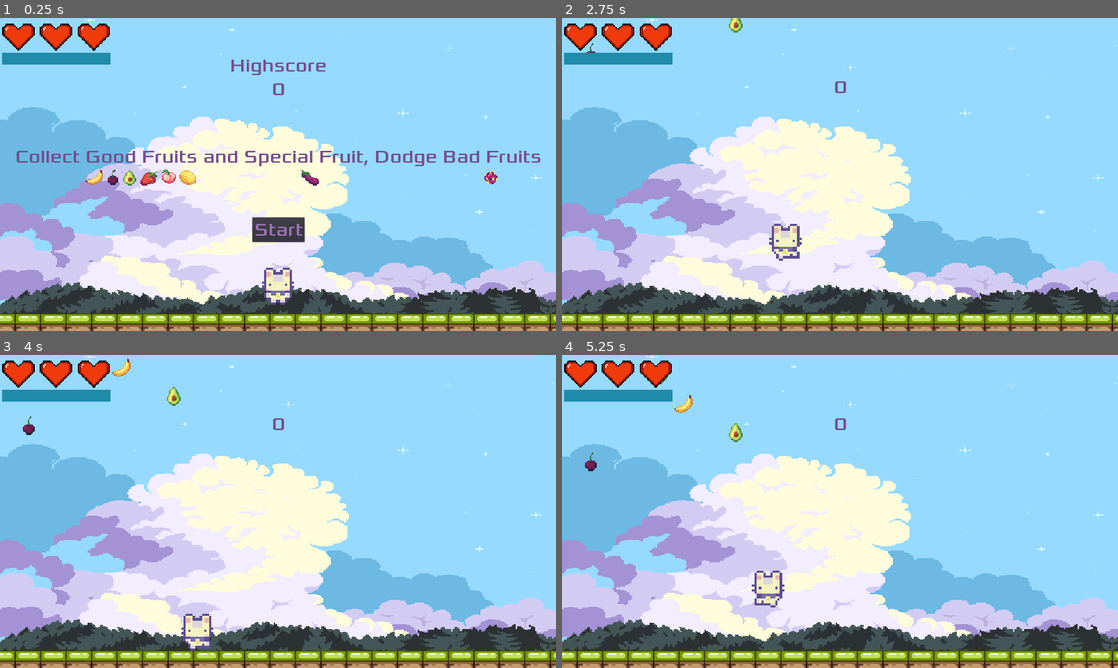
Above: before the commit, frames 1-4 (two rows, left to right).
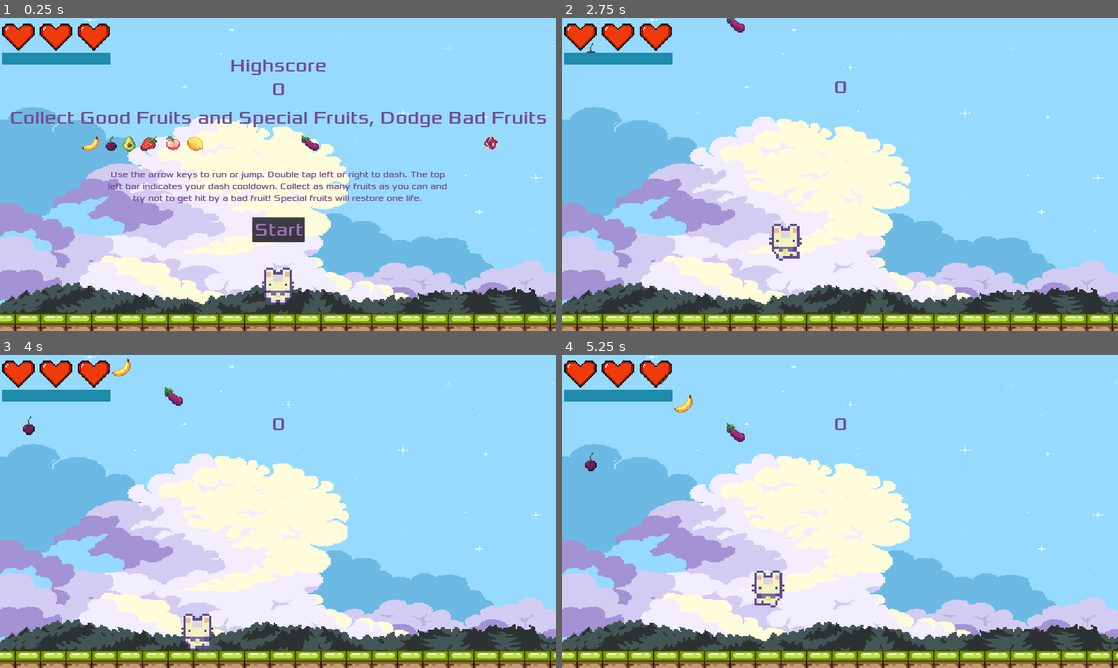
Above: after the commit, the same moments.

Repository: ColinKYuen/BQ-Game-Jam
Game: Godot game, scene res://Scenes/Main.tscn
The game is run twice, just before and just after one commit, with the same random seed, the same clock (stepped at 60 frames per second) and the same inputs.
Inputs:
- Up to frame 1 (0.25 s): no input
- Up to frame 2 (2.75 s): click "Start" at 0.5 s; hold D (move_right) from 1.28 s (still down); tap W (move_up) at 1.52, 2.27 s
- Up to frame 3 (4 s): release D (move_right) at 2.78 s; hold Left (move_left) 2.78-3.53 s; hold D (move_right) from 3.53 s (still down); tap W (move_up) at 3.77 s
- Up to frame 4 (5.25 s): tap W (move_up) at 4.52 s; release D (move_right) at 5.03 s; hold Left (move_left) from 5.03 s (still down)

The runs differ from the first frame. In frame 1, 5.3% of the frame differs, in the area x 2-99%, y 30-60%; in frame 2, 0.1%; in frame 3, 0.1%; in frame 4, 0.1%.

Commit message:
Update name and icon (#37)
* Add game instructions

* Swap fruit assets

* Update HUD

* Change game name

Diff:
--- a/Scenes/HUD.tscn
+++ b/Scenes/HUD.tscn
@@ -31,6 +31,10 @@
 #func _process(delta):
 #	pass
 "
+
+[sub_resource type="DynamicFont" id=7]
+size = 30
+font_data = ExtResource( 1 )
 
 [sub_resource type="AtlasTexture" id=2]
 atlas = ExtResource( 3 )
@@ -96,10 +100,25 @@
 anchor_top = 0.5
 anchor_right = 1.0
 anchor_bottom = 0.5
-margin_top = -100.0
-custom_colors/font_color = Color( 0.458824, 0.301961, 0.564706, 1 )
-custom_fonts/font = SubResource( 1 )
-text = "Collect Good Fruits and Special Fruit, Dodge Bad Fruits"
+margin_top = -236.0
+margin_bottom = -148.0
+custom_colors/font_color = Color( 0.458824, 0.301961, 0.564706, 1 )
+custom_fonts/font = SubResource( 1 )
+text = "Collect Good Fruits and Special Fruits, Dodge Bad Fruits"
+align = 1
+autowrap = true
+
+[node name="Instructions" type="Label" parent="."]
+anchor_top = 0.5
+anchor_right = 1.0
+anchor_bottom = 0.5
+margin_left = 360.0
+margin_top = -20.0
+margin_right = -368.0
+margin_bottom = 97.0
+custom_colors/font_color = Color( 0.458824, 0.301961, 0.564706, 1 )
+custom_fonts/font = SubResource( 7 )
+text = "Use the arrow keys to run or jump. Double tap left or right to dash. The top left bar indicates your dash cooldown. Collect as many fruits as you can and try not to get hit by a bad fruit! Special fruits will restore one life."
 align = 1
 autowrap = true
 
@@ -141,7 +160,7 @@
 [node name="Fruits" type="Sprite" parent="."]
 
 [node name="Banana" type="Sprite" parent="Fruits"]
-position = Vector2( 326, 549 )
+position = Vector2( 312, 433 )
 scale = Vector2( 3.75, 3.25 )
 texture = ExtResource( 4 )
 hframes = 38
@@ -149,7 +168,7 @@
 frame = 7
 
 [node name="Cherry" type="Sprite" parent="Fruits"]
-position = Vector2( 390, 549 )
+position = Vector2( 384, 433 )
 scale = Vector2( 3.75, 3.25 )
 texture = ExtResource( 4 )
 hframes = 38
@@ -157,7 +176,7 @@
 frame = 15
 
 [node name="Eggplant" type="Sprite" parent="Fruits"]
-position = Vector2( 1072, 552 )
+position = Vector2( 1072, 432 )
 scale = Vector2( 3.75, 3.25 )
 texture = ExtResource( 4 )
 hframes = 38
@@ -165,7 +184,7 @@
 frame = 25
 
 [node name="Lemon" type="Sprite" parent="Fruits"]
-position = Vector2( 646, 549 )
+position = Vector2( 672, 432 )
 scale = Vector2( 3.75, 3.25 )
 texture = ExtResource( 4 )
 hframes = 38
@@ -173,7 +192,7 @@
 frame = 18
 
 [node name="Peach" type="Sprite" parent="Fruits"]
-position = Vector2( 582, 549 )
+position = Vector2( 596, 434 )
 scale = Vector2( 3.75, 3.25 )
 texture = ExtResource( 4 )
 hframes = 38
@@ -181,7 +200,7 @@
 frame = 12
 
 [node name="Strawberry" type="Sprite" parent="Fruits"]
-position = Vector2( 512, 552 )
+position = Vector2( 512, 432 )
 scale = Vector2( 3.75, 3.25 )
 texture = ExtResource( 4 )
 hframes = 38
@@ -189,7 +208,7 @@
 frame = 27
 
 [node name="Avocado" type="Sprite" parent="Fruits"]
-position = Vector2( 448, 552 )
+position = Vector2( 446, 434 )
 scale = Vector2( 3.75, 3.25 )
 texture = ExtResource( 4 )
 hframes = 38
@@ -197,7 +216,7 @@
 frame = 189
 
 [node name="DragonFruit" type="Sprite" parent="Fruits"]
-position = Vector2( 1696, 552 )
+position = Vector2( 1696, 432 )
 scale = Vector2( 3.75, 3.25 )
 texture = ExtResource( 4 )
 hframes = 38
--- a/Scenes/SpecialFruit.tscn
+++ b/Scenes/SpecialFruit.tscn
@@ -18,7 +18,7 @@
 texture = ExtResource( 2 )
 hframes = 38
 vframes = 6
-frame = 189
+frame = 25
 
 [node name="HitSpecialFruit" type="AudioStreamPlayer" parent="."]
 stream = ExtResource( 3 )
--- a/Scripts/HUD.gd
+++ b/Scripts/HUD.gd
@@ -36,6 +36,7 @@
 	$Message.text = "GAME OVER"
 	$Message.show()
 	$StartButton.show()
+	$Instructions.show()
 
 func reset_HUD():
 	score = 0
@@ -53,6 +54,7 @@
 	$Highscore.hide()
 	$Score.show()
 	$Fruits.hide()
+	$Instructions.hide()
 	emit_signal("start_game")
 
 func _on_MessageTimer_timeout():
Not shown: 1 places in Scenes/HUD.tscn that only renumber resources
Not shown, changed: export_presets.cfg
Binary file changed: icon.png
